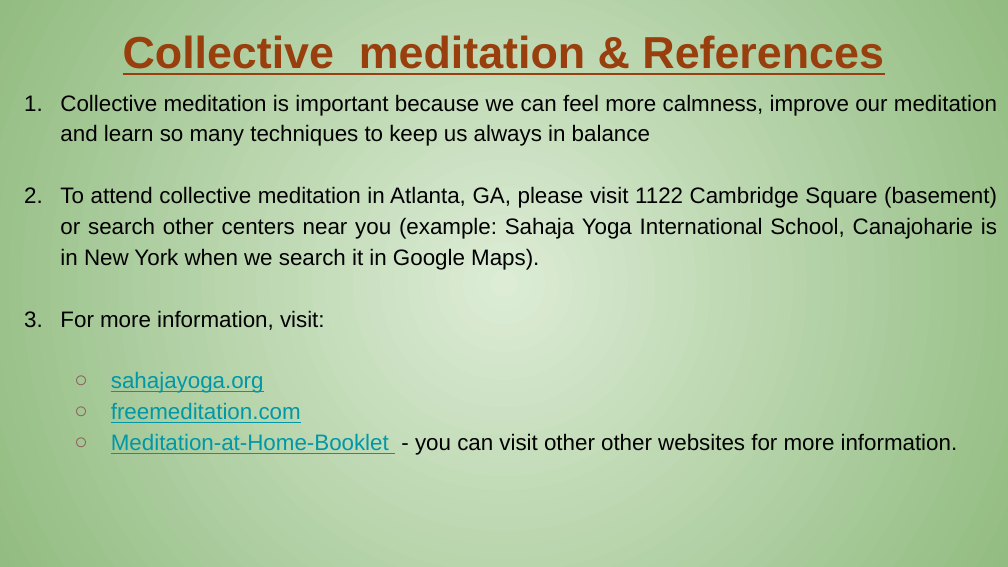
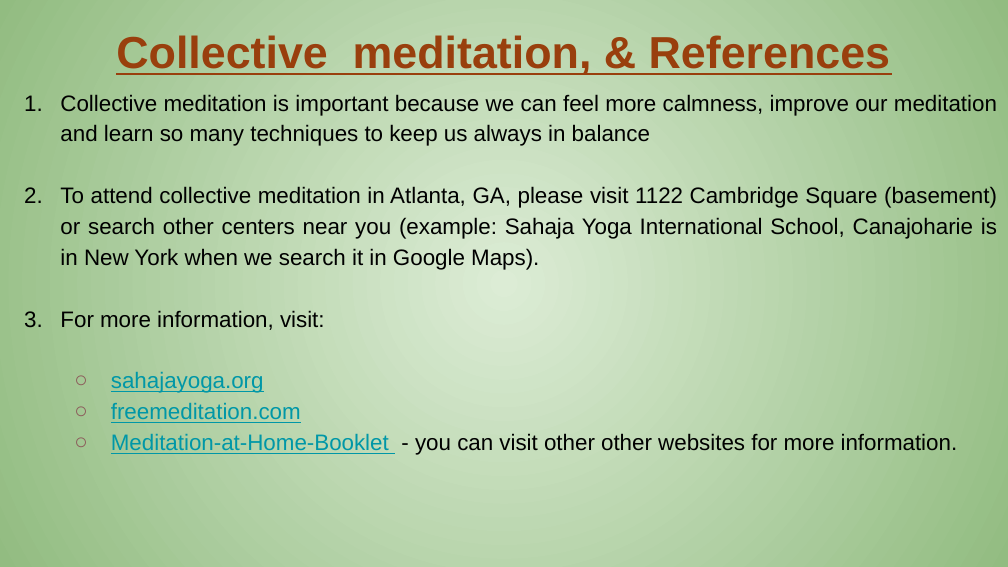
Before and after one commit to NirmalaVishwaVidyaPeetham/ClassMaterial, a slide deck: slide 7 of 5. SocialStudiiesAndLifeSkills/2. LifeSkills/1. Presentations/2. IntroductionToSahajayoga/3. Virata-Introduction-to-Sahaja-Yoga-Slides.pptx. Drawn at 1008x567 pixels with LibreOffice and Linux fonts; fonts in the diff are those of the drawing. Boxes give left, top, right and bottom in pixels: in the first picture for what was removed or moved away, otherwise in the second. Text is boxed around its words. In the diff, an @@ line names an element or a change of style, - is before the commit and + after.

```diff
--- a/5. SocialStudiiesAndLifeSkills/2. LifeSkills/1. Presentations/2. IntroductionToSahajayoga/3. Virata-Introduction-to-Sahaja-Yoga-Slides.pptx
+++ b/5. SocialStudiiesAndLifeSkills/2. LifeSkills/1. Presentations/2. IntroductionToSahajayoga/3. Virata-Introduction-to-Sahaja-Yoga-Slides.pptx
@@ title at [116, 35, 891, 75]: text changed @@
-Collective meditation & References
+Collective meditation, & References
```
Also in this commit, not shown: 5 other slides changed, 5 other files.
